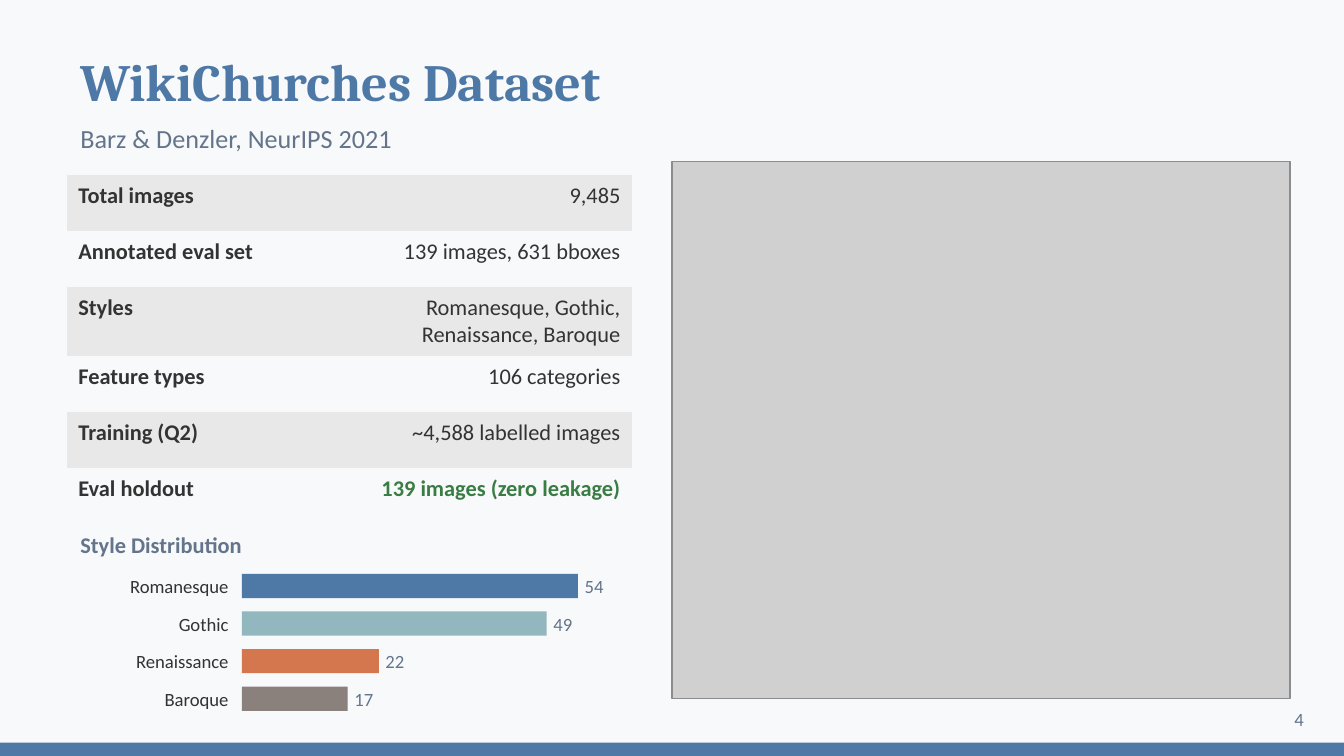
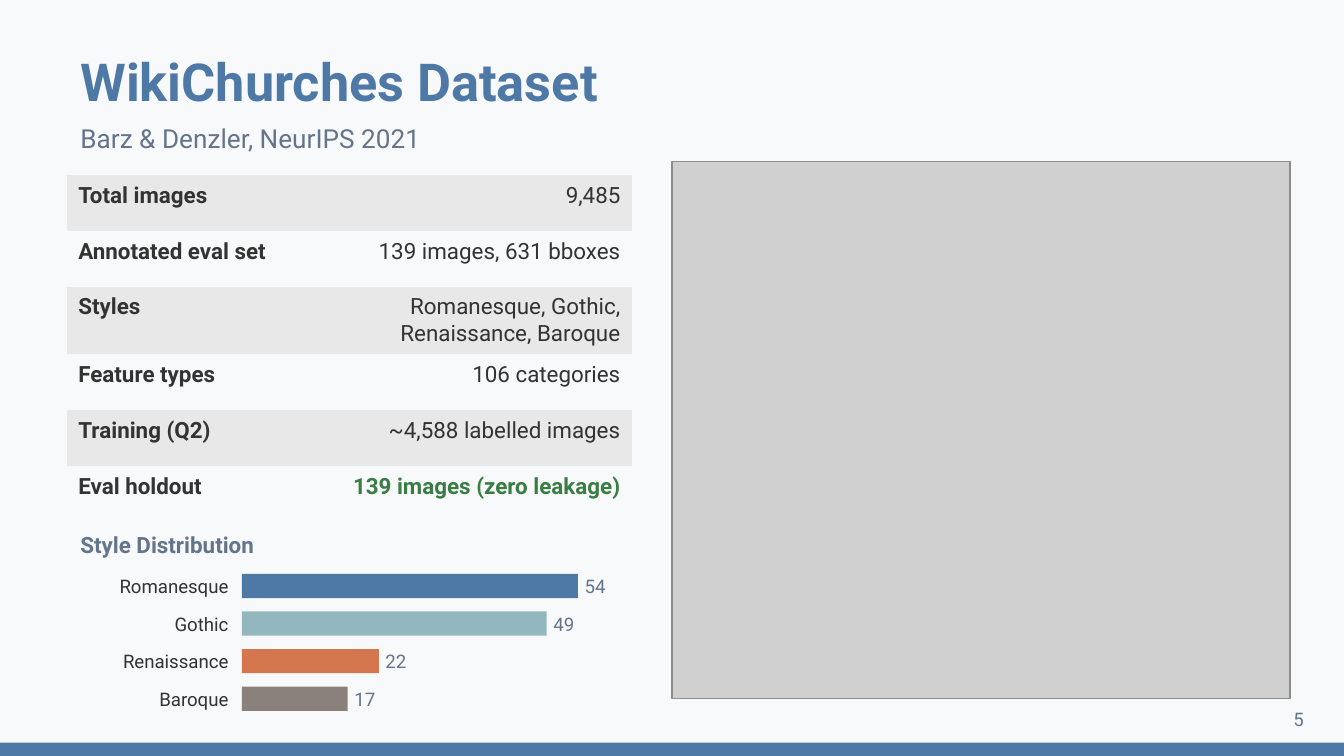
Before and after one commit to DesmondChoy/ssl_wikichurches, a slide deck: slide 5 of outputs/slides/presentation.pptx (slide 4 before the commit). Drawn at 1344x756 pixels with LibreOffice and Linux fonts; fonts in the diff are those of the drawing; grey boxes stand for pictures. Boxes give left, top, right and bottom in pixels: in the first picture for what was removed or moved away, otherwise in the second. Text is boxed around its words. In the diff, an @@ line names an element or a change of style, - is before the commit and + after.

```diff
--- a/outputs/slides/presentation.pptx
+++ b/outputs/slides/presentation.pptx
@@ text "WikiChurches Dataset" at [80, 62, 597, 102]: font Cambria to Roboto @@
@@ table at [67, 175, 632, 511] @@
@@ font Calibri to Roboto @@
@@ font Calibri to Roboto in 10 elements at [80, 128, 420, 152], [80, 536, 253, 558], [120, 579, 229, 597], [585, 579, 606, 593], [175, 617, 229, 631], [553, 617, 574, 631], [123, 654, 228, 668], [385, 654, 406, 668], [159, 692, 228, 710], [354, 692, 375, 706] @@
@@ text at [1293, 712, 1303, 726]: text changed; font Calibri to Roboto @@
-4
+5
```
Also in this commit, not shown: 10 other slides changed, 3 slides added, 2 slides removed, 2 other files.
